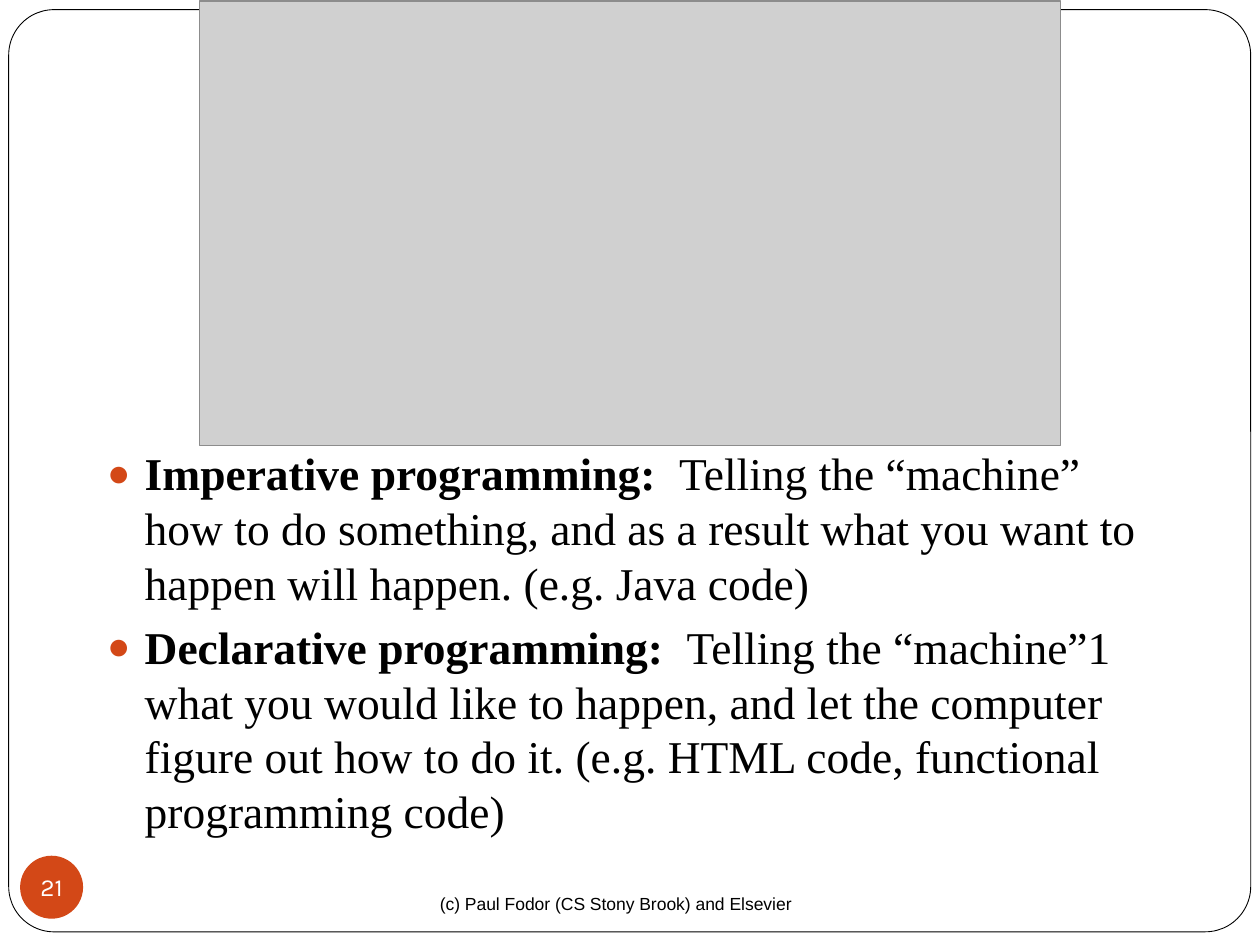
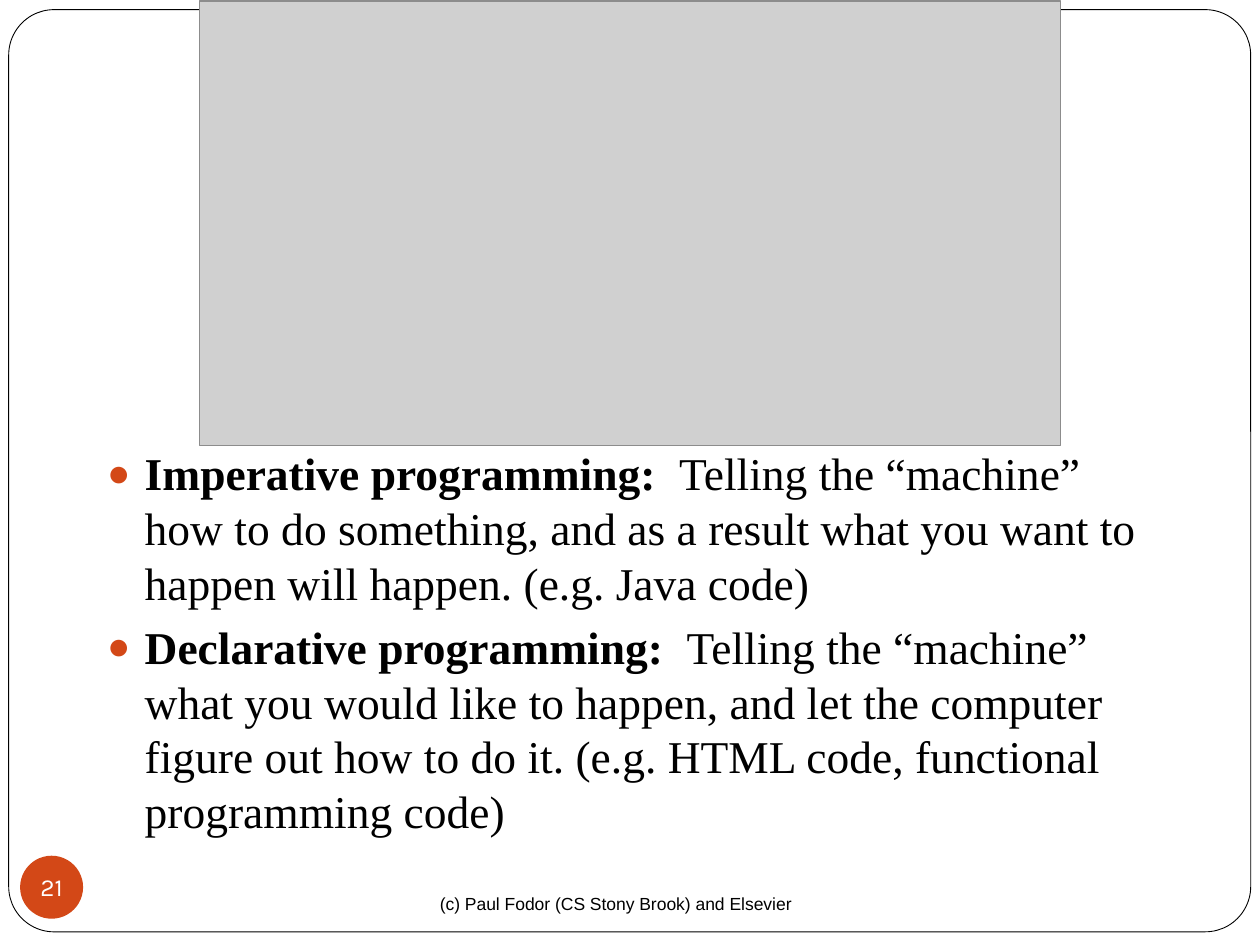
Before and after one commit to ppawar/ppawar.github.io, a slide deck: slide 21 of CSE307-F18/L01_Introduction_Programming_Languages_PP.pptx. Drawn at 1260x945 pixels with LibreOffice and Linux fonts; fonts in the diff are those of the drawing; grey boxes stand for pictures. Boxes give left, top, right and bottom in pixels: in the first picture for what was removed or moved away, otherwise in the second. Text is boxed around its words. In the diff, an @@ line names an element or a change of style, - is before the commit and + after.

```diff
--- a/CSE307-F18/L01_Introduction_Programming_Languages_PP.pptx
+++ b/CSE307-F18/L01_Introduction_Programming_Languages_PP.pptx
@@ text at (x1=145, y1=632, x2=1102, y2=782): text changed @@
-● Declarative programming: Telling the “machine”1 what you would like to happen, and let the computer figure out how to do it. (e.g. HTML code, functional programming code)
+● Declarative programming: Telling the “machine” what you would like to happen, and let the computer figure out how to do it. (e.g. HTML code, functional programming code)
```
Also in this commit, not shown: 9 other files.
